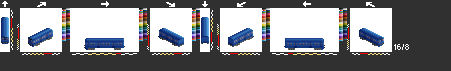
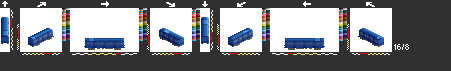
Layer changes from the first 451×71 image to the second:
hid "as", painted on it over [1, 17, 384, 50]
showed "mu", painted on it over [1, 17, 384, 50]
